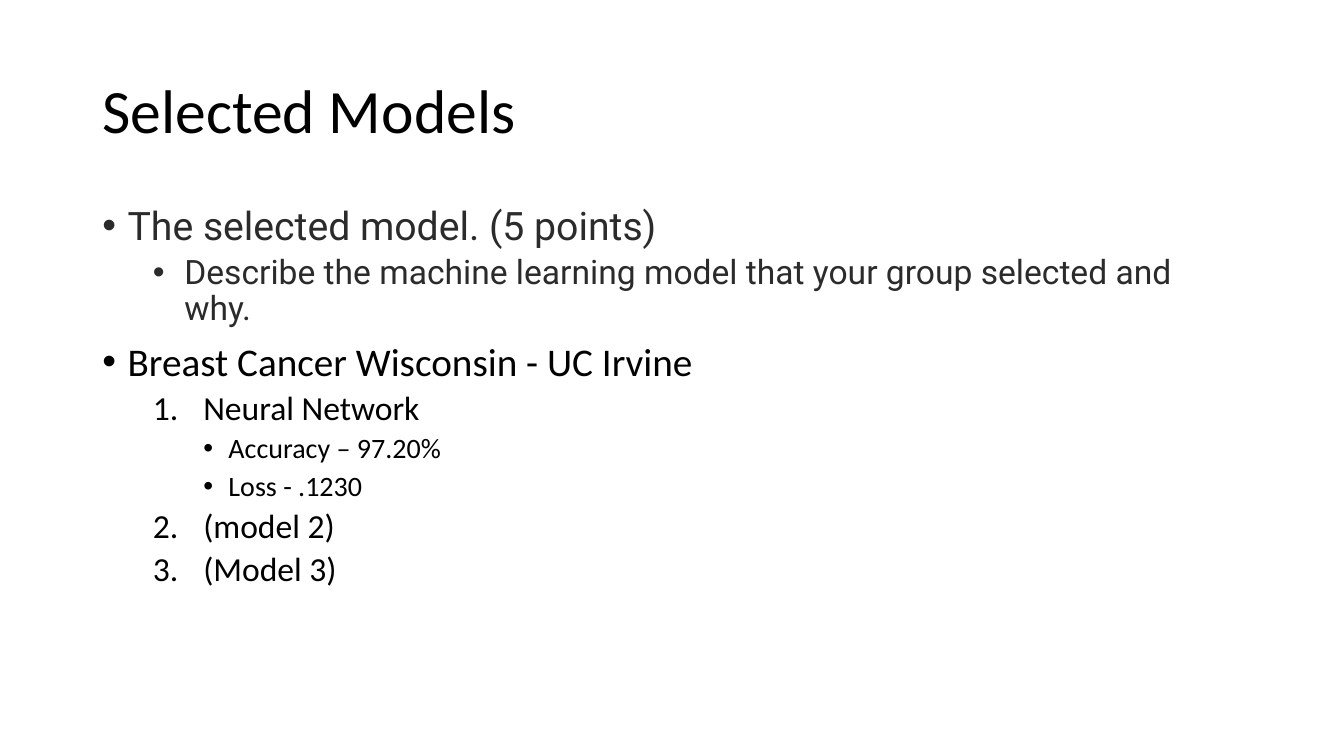
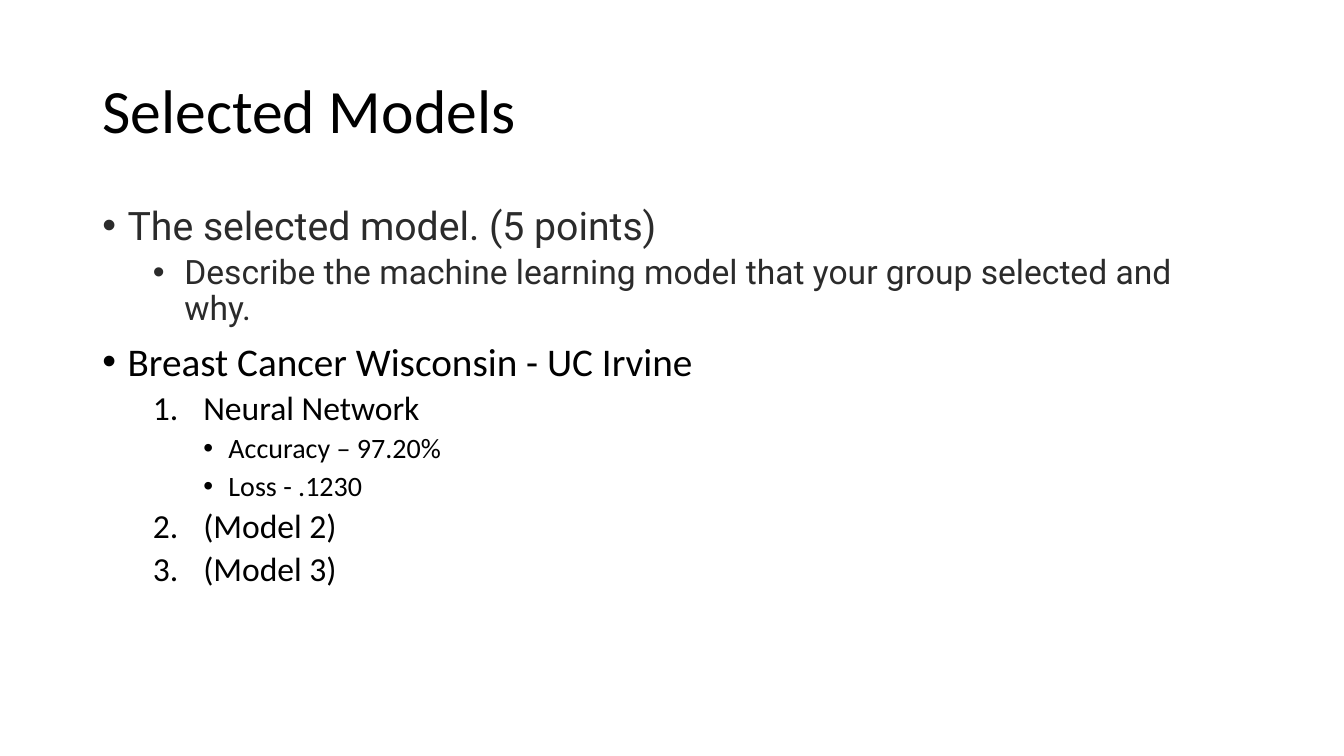
Before and after one commit to Nanya29/Group_Project_2, a slide deck: slide 3 of Project 2 Presentation.pptx. Drawn at 1344x756 pixels with LibreOffice and Linux fonts; fonts in the diff are those of the drawing. Boxes give left, top, right and bottom in pixels: in the first picture for what was removed or moved away, otherwise in the second. Text is boxed around its words. In the diff, an @@ line names an element or a change of style, - is before the commit and + after.

Commit message:
added to pp

```diff
--- a/Project 2 Presentation.pptx
+++ b/Project 2 Presentation.pptx
@@ text at (203,513,336,543): text changed @@
-  2. (model 2)
+  2. (Model 2)
```
Also in this commit, not shown: 1 other slide changed.
